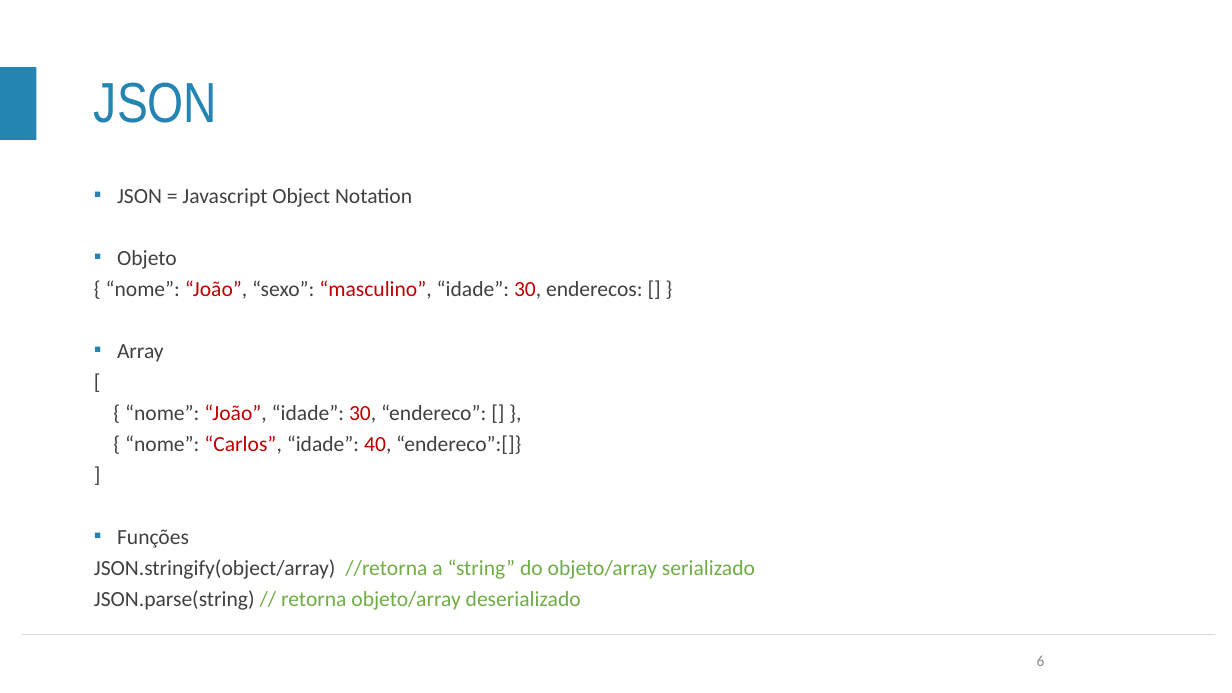
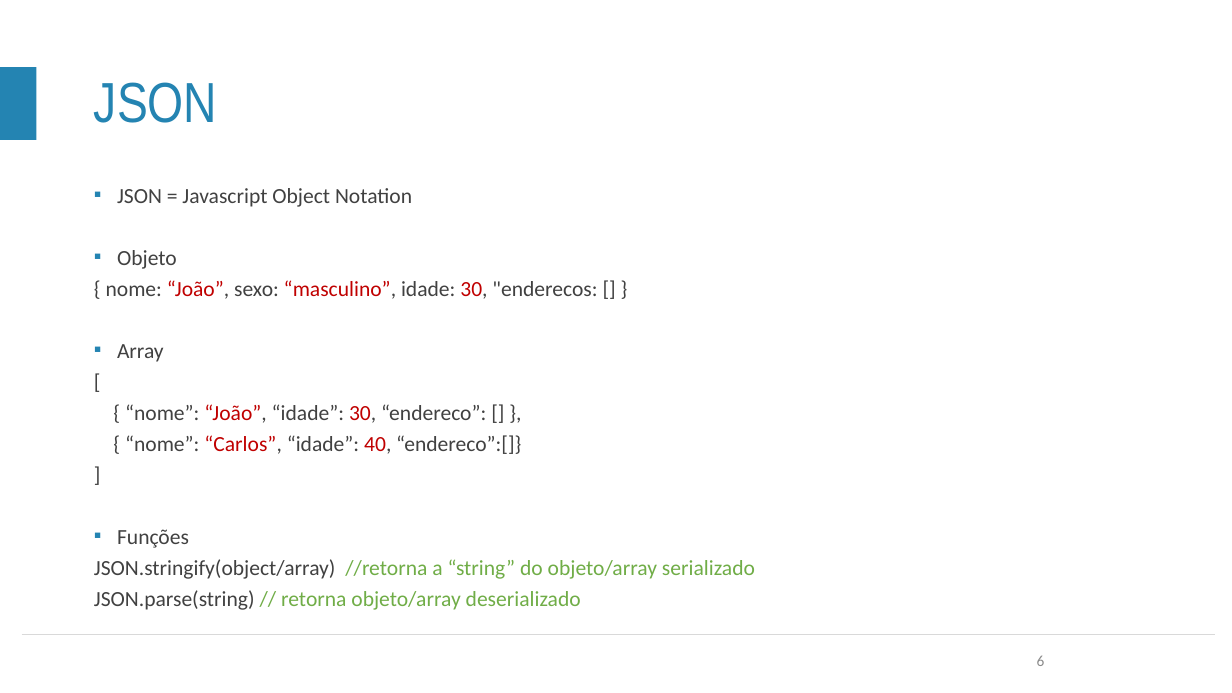
Before and after one commit to lgmf/fl-treinamento-js, a slide deck: slide 6 of parte2/Treinamento 2 - JavaScript - Parte 2 (Revisado 23.10.2017).pptx. Drawn at 1232x693 pixels with LibreOffice and Linux fonts; fonts in the diff are those of the drawing; background and template pictures are left out. Boxes give left, top, right and bottom in pixels: in the first picture for what was removed or moved away, otherwise in the second. Text is boxed around its words. In the diff, an @@ line names an element or a change of style, - is before the commit and + after.

```diff
--- a/parte2/Treinamento 2 - JavaScript - Parte 2 (Revisado 23.10.2017).pptx
+++ b/parte2/Treinamento 2 - JavaScript - Parte 2 (Revisado 23.10.2017).pptx
@@ text at (106, 280, 597, 299): text changed @@
-{ “nome”: “João”, “sexo”: “masculino”, “idade”: 30, enderecos: [] }
+{ nome: “João”, sexo: “masculino”, idade: 30, "enderecos: [] }
```
Also in this commit, not shown: 3 other slides changed, 2 other files.
